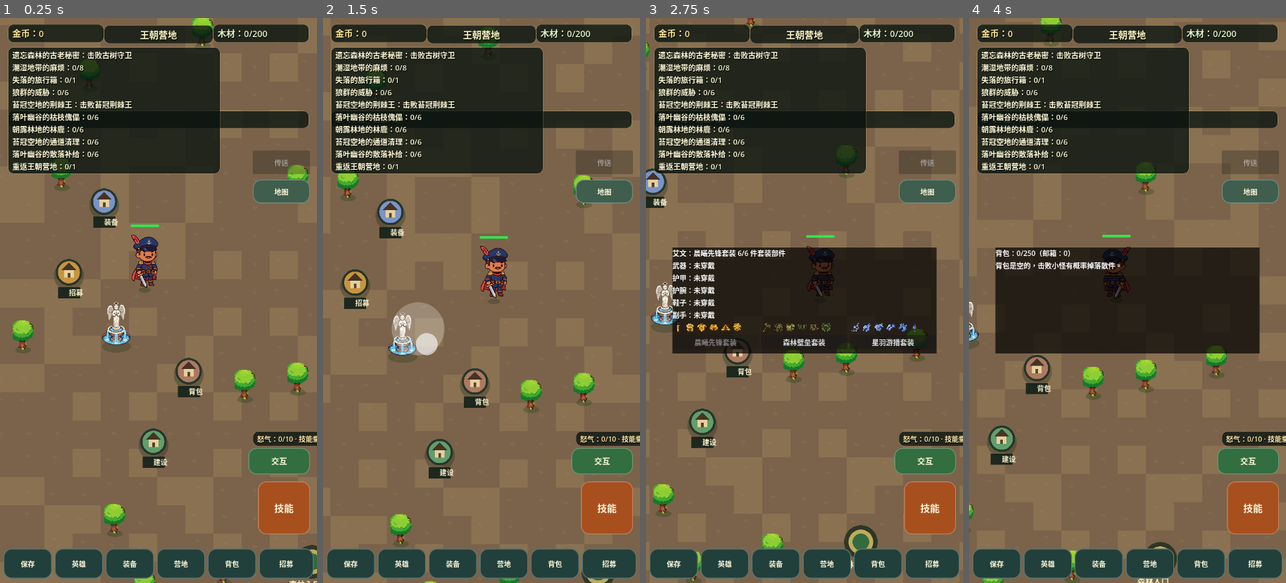
Above: before the commit, frames 1-4 (left to right).
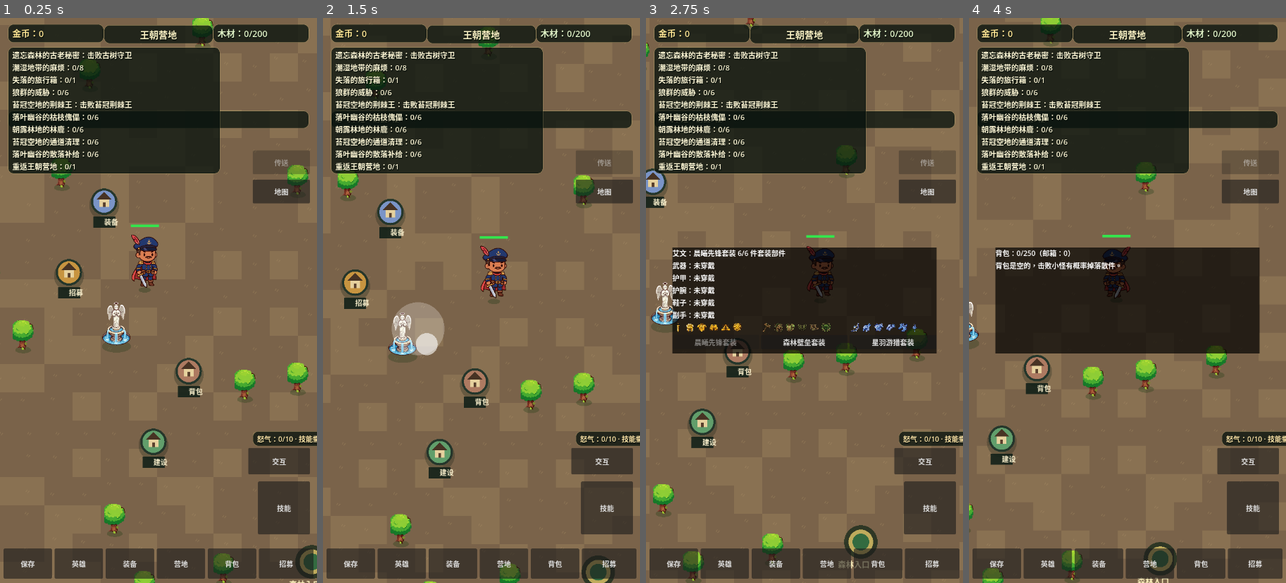
Above: after the commit, the same moments.

Repository: oneyi53/game
Game: Godot game, scene res://scenes/main.tscn
Two runs of this game, one before a commit and one after it. Both use one fixed random seed, a clock stepped at 60 frames per second and the inputs below.
Inputs (mouse positions are in pixels of both pictures, inside the frame that each line leads up to):
- Up to frame 1 (0.25 s): no input
- Up to frame 2 (1.5 s): tap Enter at 0.5 s; move the mouse to (551, 272) at 0.52 s; hold Right (ui_right) 0.53-1.25 s; tap E at 0.6 s; click (551, 272) at 0.67 s; tap Space at 0.77 s; drag from (418, 328) to (465, 413) at 1.27 s
- Up to frame 3 (2.75 s): move the mouse to (836, 176) at 2.02 s; hold Right (ui_right) from 2.03 s (still down); tap Q at 2.1 s
- Up to frame 4 (4 s): release Right (ui_right) at 2.75 s; drag from (1111, 413) to (1032, 215) at 2.77 s; move the mouse to (1222, 385) at 3.52 s; hold Left (ui_left) from 3.53 s (still down); tap B at 3.6 s; tap Space at 3.77 s

The runs differ from the first frame. In frame 1, 8.0% of the frame differs, in the area x 1-99%, y 28-100%; in frame 2, 7.9%; in frame 3, 8.0%; in frame 4, 7.9%.
Error after the commit: Cannot call method 'add_theme_font_size_override' on a null value. (res://scripts/ui/hud.gd:73)

Commit message:
feat: add exploration percentage to outdoor HUD

Diff:
--- a/scripts/ui/hud.gd
+++ b/scripts/ui/hud.gd
@@ -28,6 +28,7 @@
 @onready var teleport_button: Button = $TeleportButton
 @onready var map_button: Button = $MapButton
 @onready var map_name_label: Label = $MapNameLabel
+@onready var exploration_label: Label = $ExplorationLabel
 
 func _ready() -> void:
     skill_button.pressed.connect(_on_skill_button_pressed)
@@ -47,6 +48,8 @@
     _style_label(message_label, 17, Color(1.0, 0.94, 0.72))
     _style_label(cooldown_label, 16, Color(1.0, 0.9, 0.66))
     _style_label(map_name_label, 21, Color(1.0, 0.96, 0.78))
+    _style_label(exploration_label, 15, Color(0.78, 0.92, 0.72))
+    exploration_label.visible = false
     _style_button(skill_button, Color(0.66, 0.31, 0.12), 22)
     _style_button(interact_button, Color(0.2, 0.43, 0.25), 18)
     for button in [save_button, hero_button, equip_button, camp_button, backpack_button, recruit_button]:
@@ -58,6 +61,12 @@
 
 func set_region_name(region_name: String) -> void:
     map_name_label.text = region_name
+
+
+func set_exploration_stats(applicable: bool, percent: int = 0) -> void:
+    exploration_label.visible = applicable
+    if applicable:
+        exploration_label.text = "探索度 " + str(clampi(percent, 0, 100)) + "%"
 
 
 func _style_label(label: Label, font_size: int, font_color: Color) -> void:
